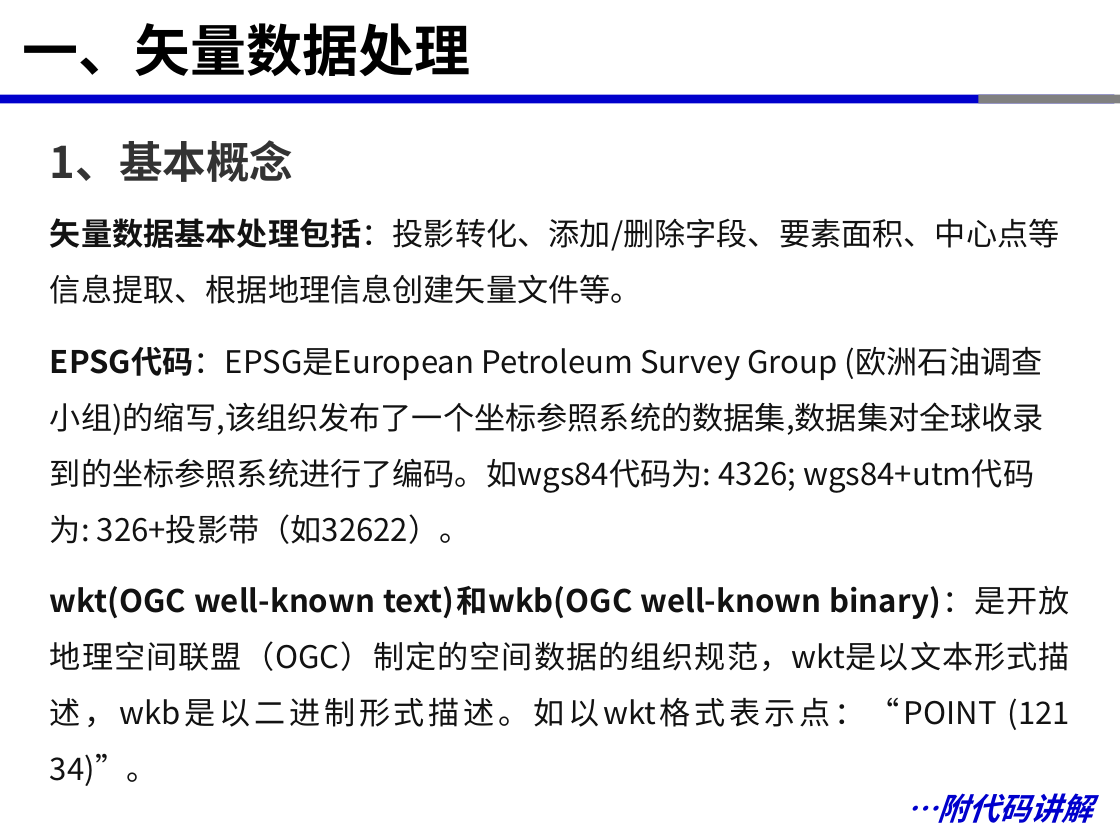
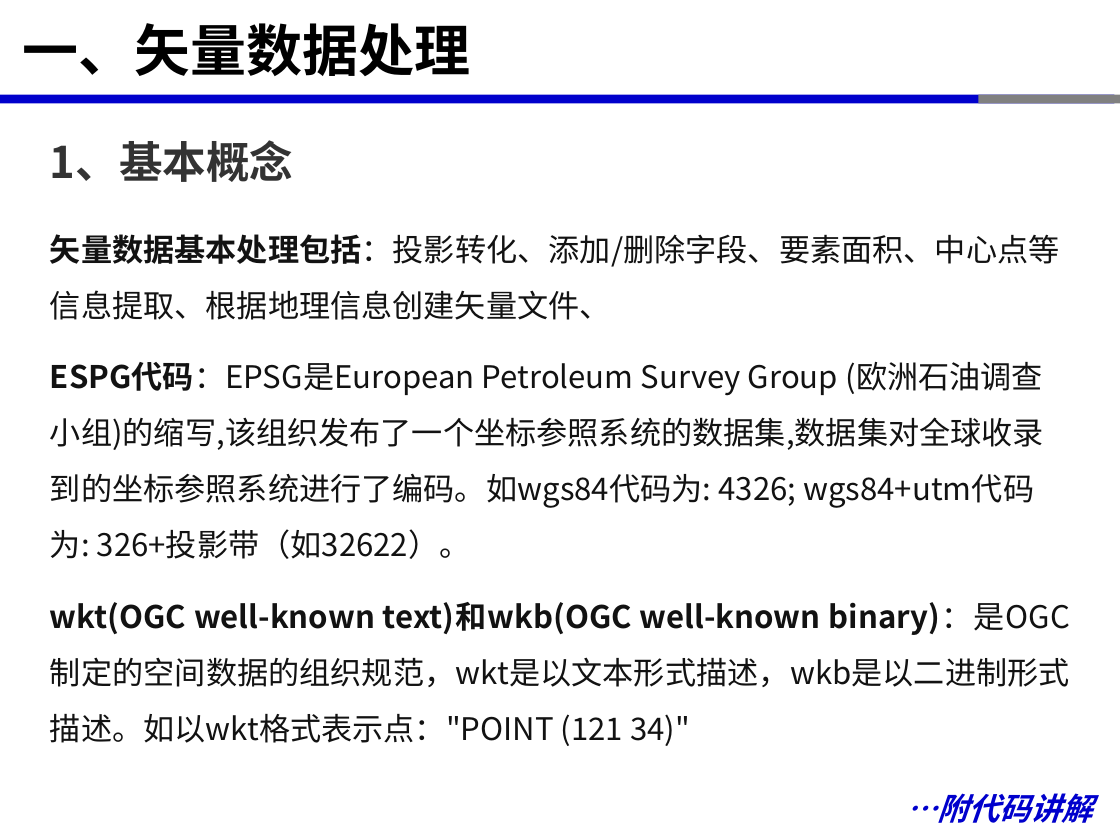
Before and after one commit to kightbal/Open-source-GIS-Course, a slide deck: slide 17 of 第4章-矢量数据处理-8课时/第4章-矢量数据处理.pptx. Drawn at 1120x840 pixels with LibreOffice and Linux fonts; fonts in the diff are those of the drawing. Boxes give left, top, right and bottom in pixels: in the first picture for what was removed or moved away, otherwise in the second. Text is boxed around its words. In the diff, an @@ line names an element or a change of style, - is before the commit and + after.

```diff
--- a/第4章-矢量数据处理-8课时/第4章-矢量数据处理.pptx
+++ b/第4章-矢量数据处理-8课时/第4章-矢量数据处理.pptx
@@ text at (x1=50, y1=234, x2=1070, y2=746): text changed @@
-矢量数据基本处理包括：投影转化、添加/删除字段、要素面积、中心点等信息提取、根据地理信息创建矢量文件等。
-EPSG代码：EPSG是European Petroleum Survey Group (欧洲石油调查小组)的缩写,该组织发布了一个坐标参照系统的数据集,数据集对全球收录到的坐标参照系统进行了编码。如wgs84代码为: 4326; wgs84+utm代码为: 326+投影带（如32622）。
-wkt(OGC well-known text)和wkb(OGC well-known binary)：是开放地理空间联盟（OGC）制定的空间数据的组织规范，wkt是以文本形式描述，wkb是以二进制形式描述。如以wkt格式表示点：“POINT (121 34)”。
+矢量数据基本处理包括：投影转化、添加/删除字段、要素面积、中心点等信息提取、根据地理信息创建矢量文件、
+ESPG代码：EPSG是European Petroleum Survey Group (欧洲石油调查小组)的缩写,该组织发布了一个坐标参照系统的数据集,数据集对全球收录到的坐标参照系统进行了编码。如wgs84代码为: 4326; wgs84+utm代码为: 326+投影带（如32622）。
+wkt(OGC well-known text)和wkb(OGC well-known binary)：是OGC制定的空间数据的组织规范，wkt是以文本形式描述，wkb是以二进制形式描述。如以wkt格式表示点："POINT (121 34)"
```
Also in this commit, not shown: 1 other slide changed, 3 other files.
